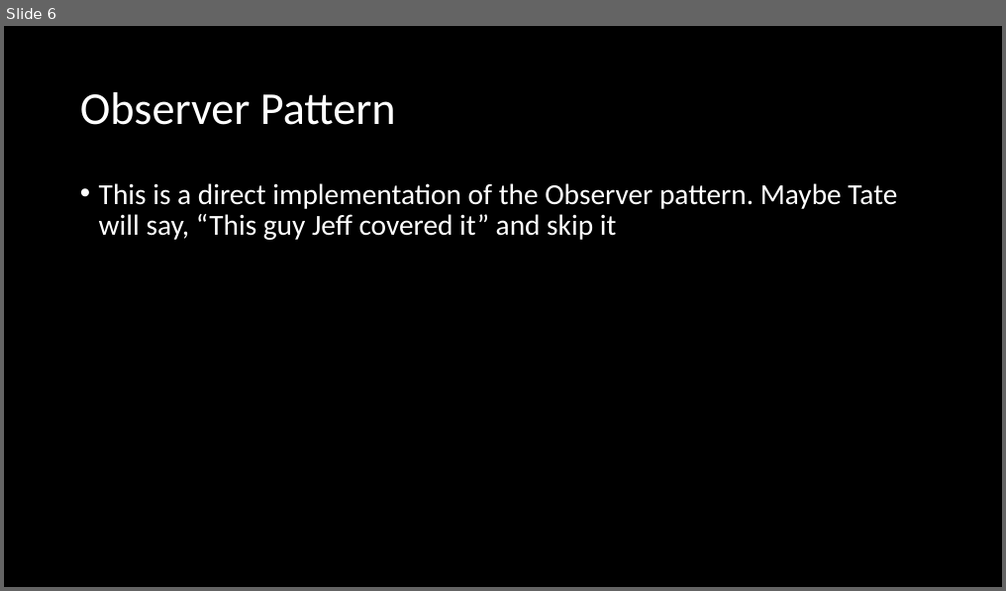
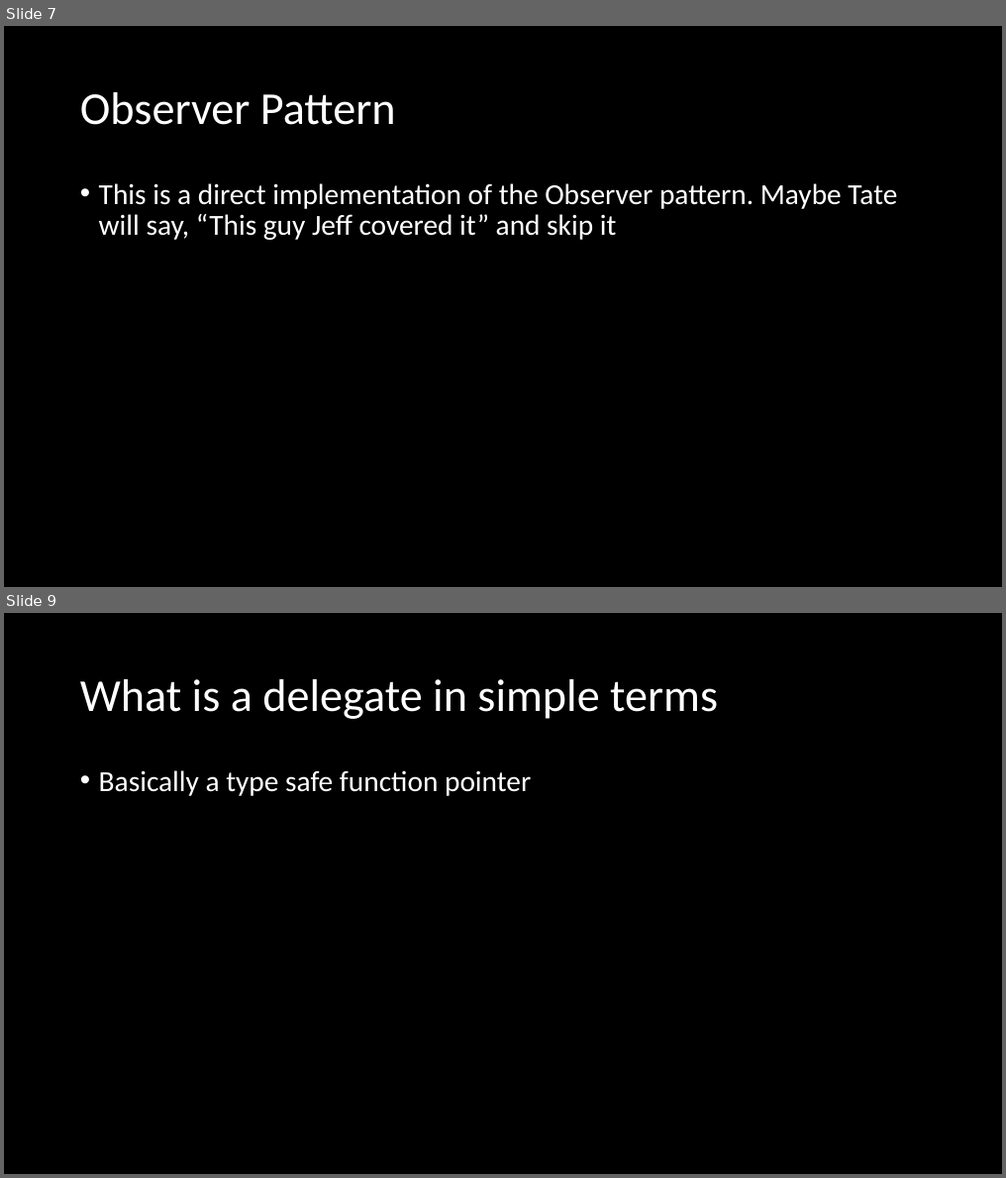
Before and after one commit to microsoft/Flash_University, a slide deck: CLR_via_CSharp/Chapter 11 - Events/Events.pptx. Shown one above the other, each under a label of ours: slide 6 before the commit, slides 7 and 9 after it; the slides between them are not shown. The pictures are 1006x591 and 1006x1178 pixels, drawn with LibreOffice and Linux fonts; fonts in the diff are those of the drawing. Boxes give left, top, right and bottom in pixels: in the first picture for what was removed or moved away, otherwise in the second. Text is boxed around its words. In the diff, an @@ line names an element or a change of style, - is before the commit and + after.

```diff
--- a/CLR_via_CSharp/Chapter 11 - Events/Events.pptx
+++ b/CLR_via_CSharp/Chapter 11 - Events/Events.pptx
@@ slide 9 added at <box>4,613,1002,1174</box>, background #000000 @@
@@ title added at <box>80,679,718,719</box>, 44 pt, text #FFFFFF @@
+What is a delegate in simple terms
@@ text added at <box>99,770,531,796</box>, 28 pt, text #FFFFFF @@
+• Basically a type safe function pointer
@@ what was slide 6 is now slide 7 @@
```
Also in this commit, not shown: 1 slide changed, 3 other slides added, 3 slides removed, 3 other files.
